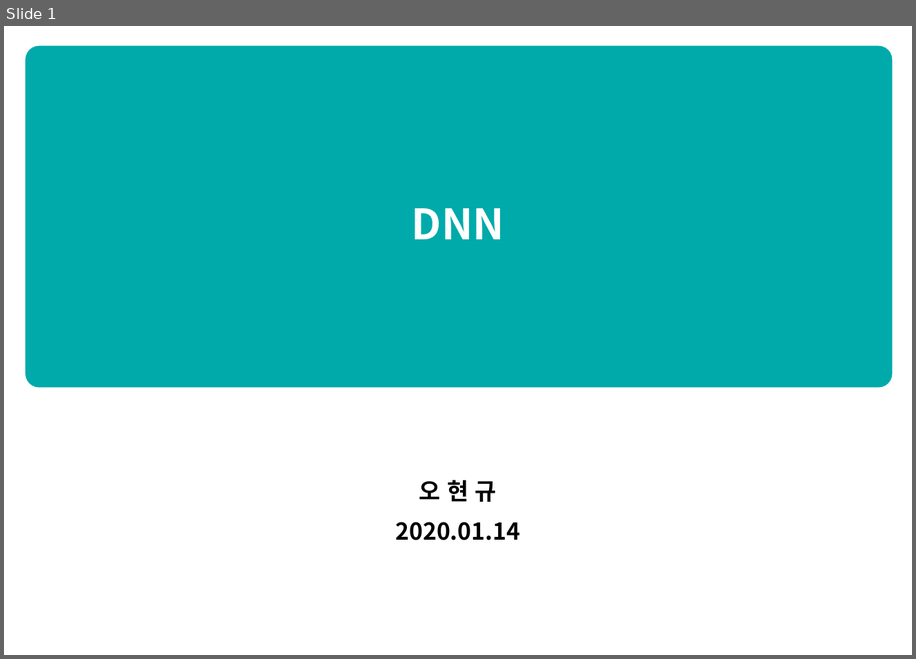
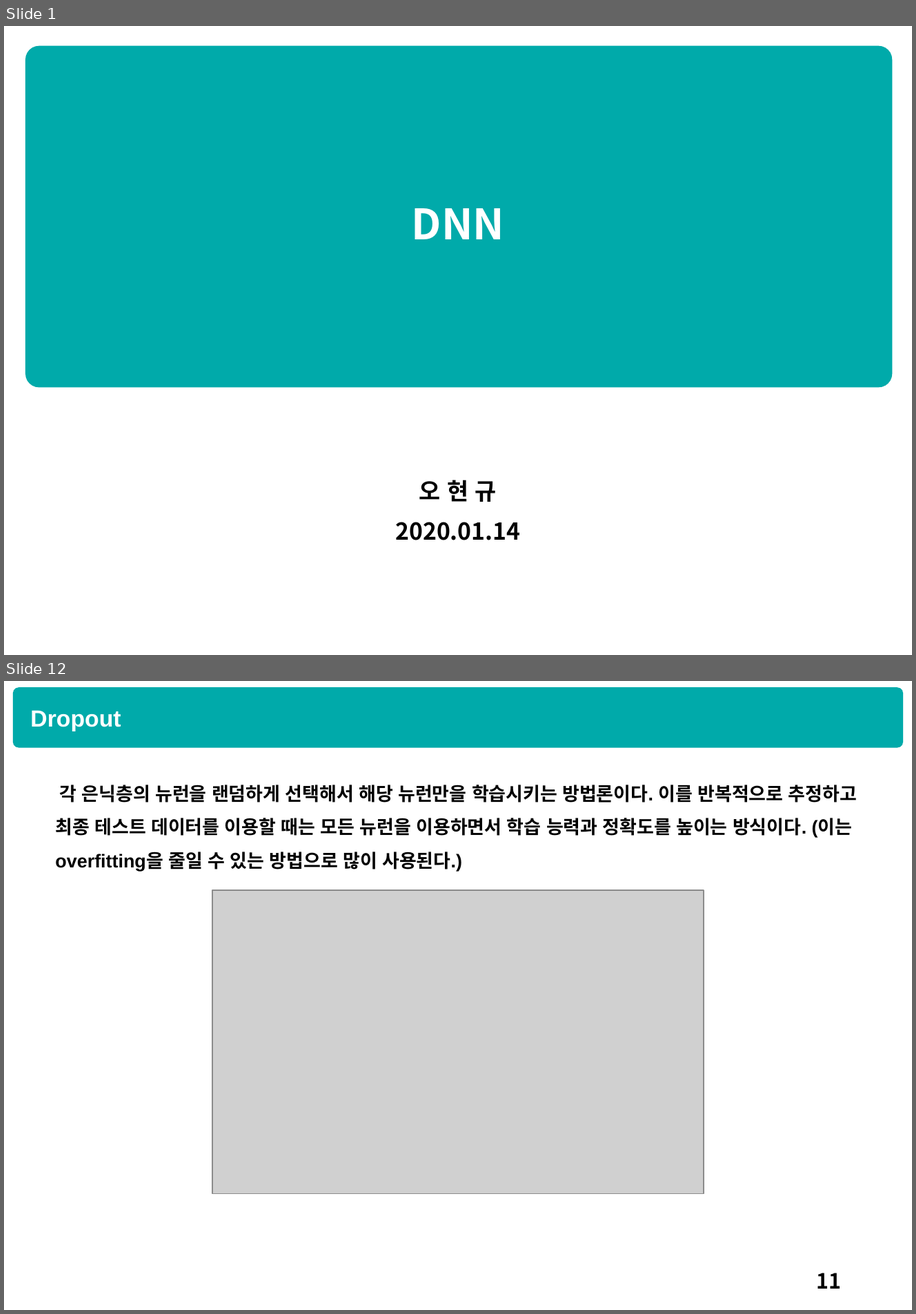
Before and after one commit to HyunQQ/analysis, a slide deck: dnn/dnn_hyunq.pptx. Shown one above the other, each under a label of ours: slide 1 before the commit, slides 1 and 12 after it; the slides between them are not shown. The pictures are 916x659 and 916x1314 pixels, drawn with LibreOffice and Linux fonts; fonts in the diff are those of the drawing; grey boxes stand for pictures. Boxes give left, top, right and bottom in pixels: in the first picture for what was removed or moved away, otherwise in the second. Text is boxed around its words. In the diff, an @@ line names an element or a change of style, - is before the commit and + after.

```diff
--- a/dnn/dnn_hyunq.pptx
+++ b/dnn/dnn_hyunq.pptx
@@ slide 12 added at (4,681,912,1310), background #FFFFFF @@
@@ rounded rectangle added at (13,688,904,748), fill #00AAAA @@
@@ text added at (30,710,121,731), 20 pt, text #FFFFFF, bold @@
+Dropout
@@ text added at (55,784,857,871), 16 pt, text #000000, bold @@
+각 은닉층의 뉴런을 랜덤하게 선택해서 해당 뉴런만을 학습시키는 방법론이다. 이를 반복적으로 추정하고 최종 테스트 데이터를 이용할 때는 모든 뉴런을 이용하면서 학습 능력과 정확도를 높이는 방식이다. (이는 overfitting을 줄일 수 있는 방법으로 많이 사용된다.)
@@ picture added at (213,891,704,1194) @@
@@ page number added at (817,1272,842,1288), 18 pt, text #000000 @@
+11
```
Also in this commit, not shown: 9 slides changed, 4 other slides added, 2 slides removed, 1 other file.
